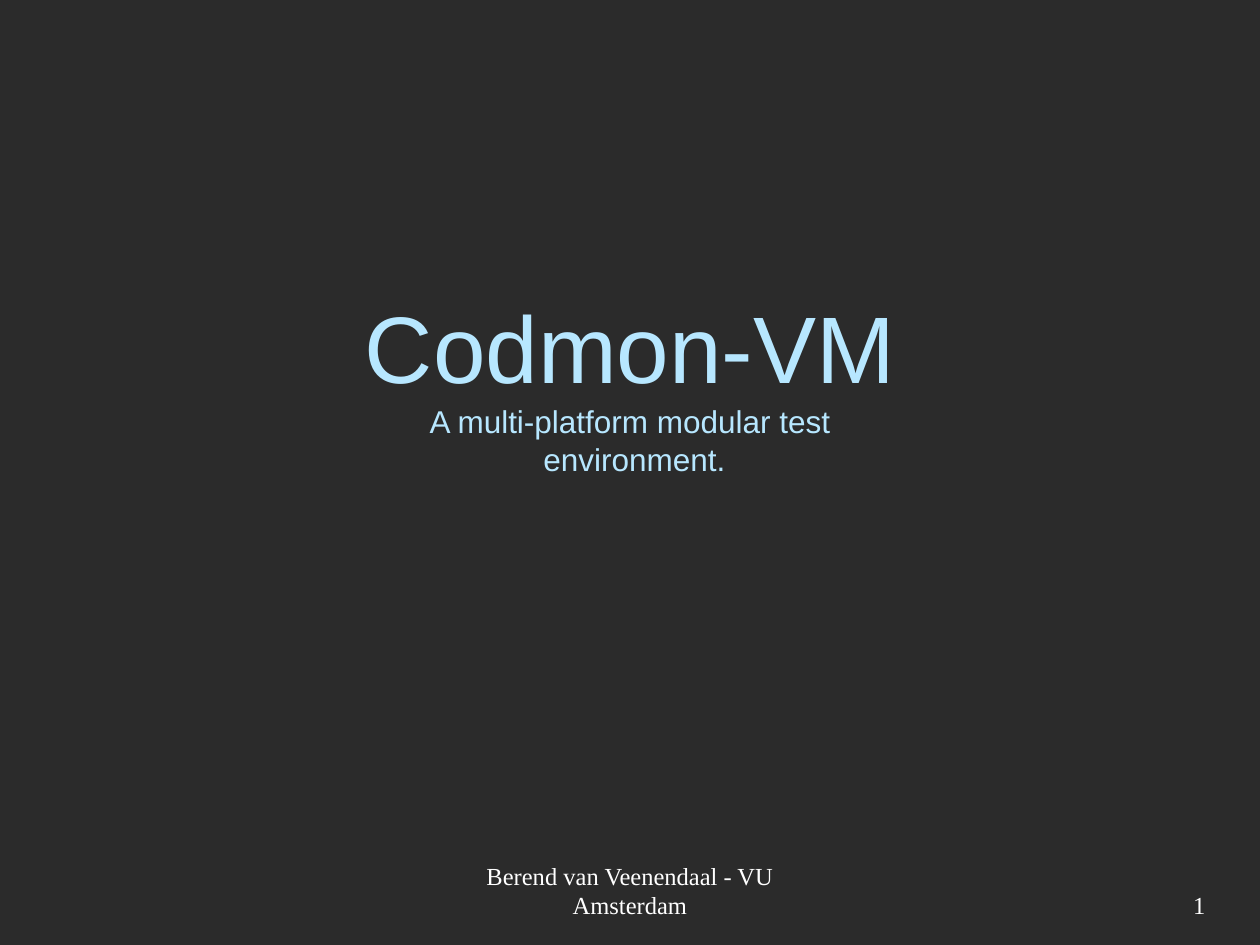
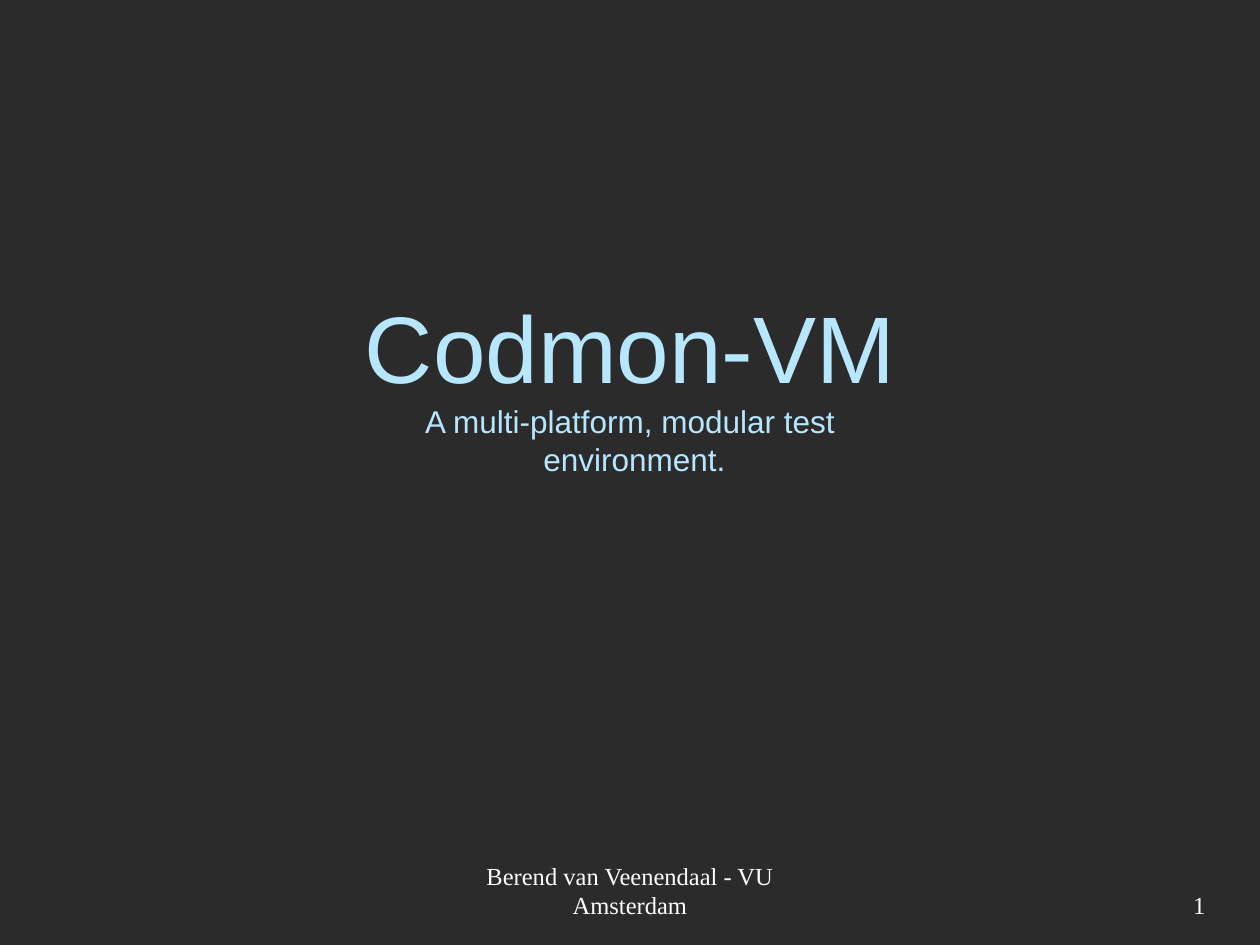
Before and after one commit to JungleComputing/codmon, a slide deck: slide 1 of doc/report/Codmon-VM.ppt. Drawn at 1260x945 pixels with LibreOffice and Linux fonts; fonts in the diff are those of the drawing; background and template pictures are left out; a plain dark background stands for a picture behind light text. Boxes give left, top, right and bottom in pixels: in the first picture for what was removed or moved away, otherwise in the second. Text is boxed around its words. In the diff, an @@ line names an element or a change of style, - is before the commit and + after.

```diff
--- a/doc/report/Codmon-VM.ppt
+++ b/doc/report/Codmon-VM.ppt
@@ title at [365, 314, 895, 472]: text changed @@
-Codmon-VM
-A multi-platform modular test
-environment.
+Codmon-VM
+A multi-platform, modular test
+environment.
```
Also in this commit, not shown: 1 other slide changed, 1 slide added, 1 other file.
